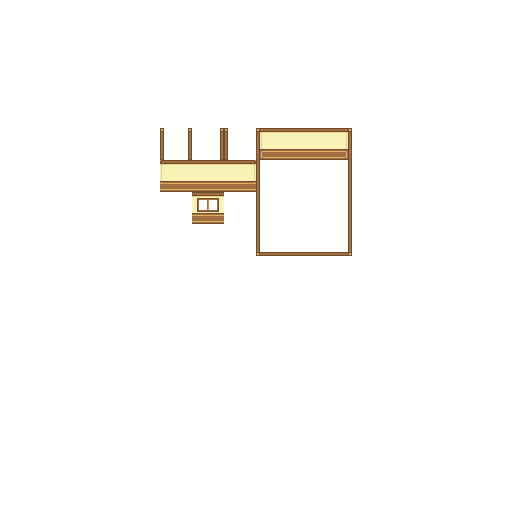
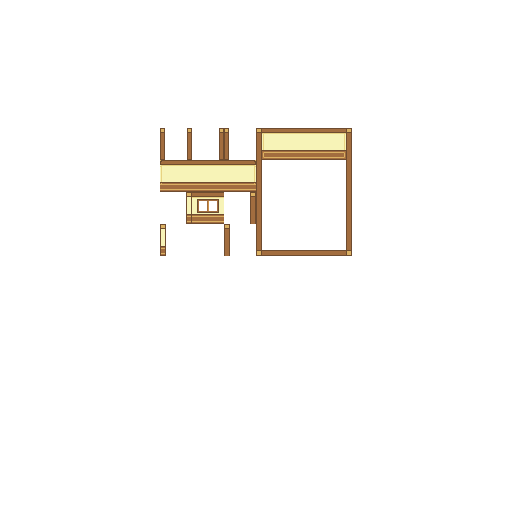
Two versions of the same layered image (512×512). Layer-by-layer changes:
painted on "Walls" over (x1=160, y1=128, x2=351, y2=256)
